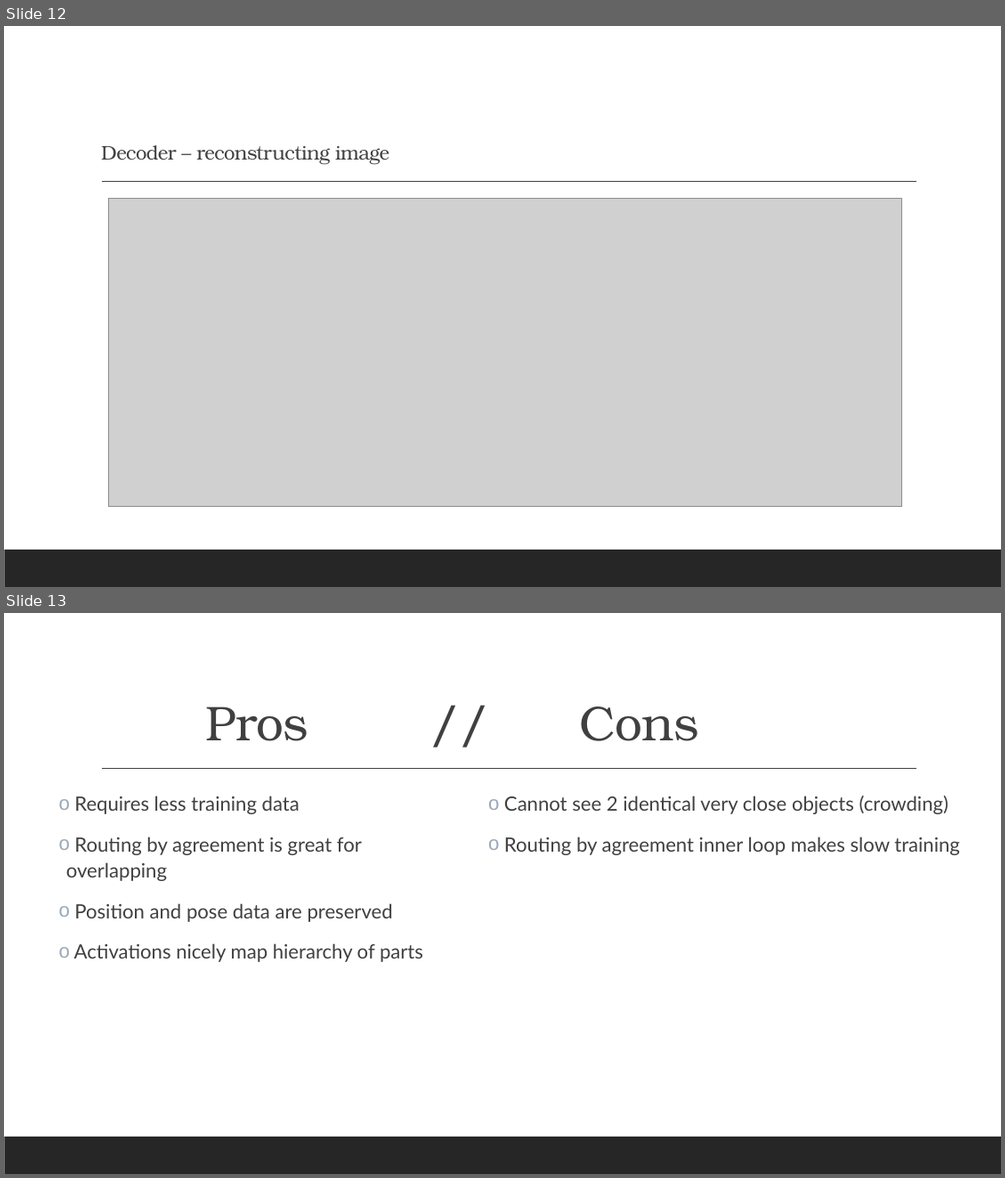
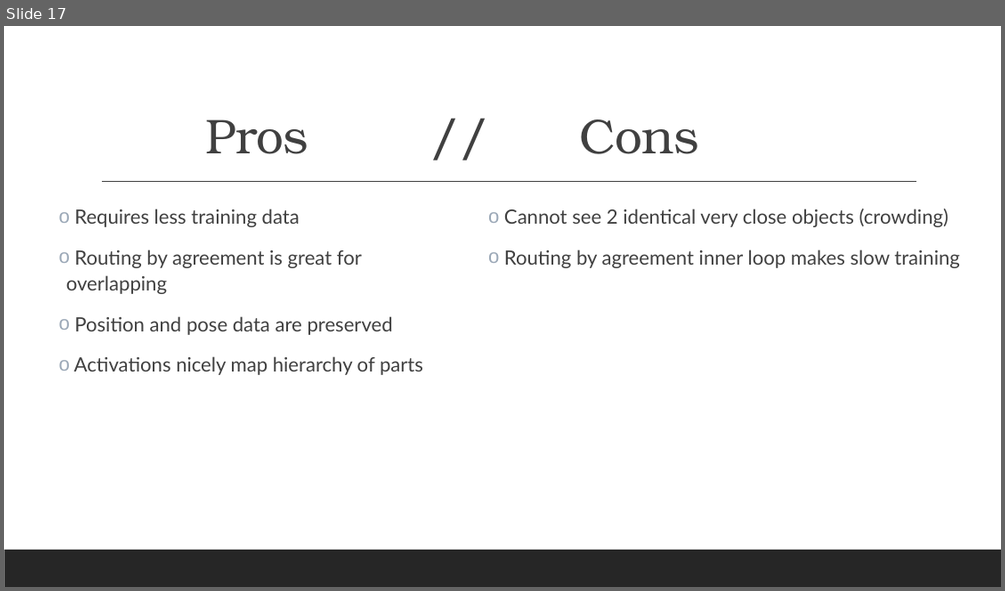
Before and after one commit to roniadmon/ML, a slide deck: Precipitation prediction.pptx. Shown one above the other, each under a label of ours: slides 12 and 13 before the commit, slide 17 after it. The pictures are 1005x1178 and 1005x591 pixels, drawn with LibreOffice and Linux fonts; fonts in the diff are those of the drawing; grey boxes stand for pictures. Boxes give left, top, right and bottom in pixels: in the first picture for what was removed or moved away, otherwise in the second. Text is boxed around its words. In the diff, an @@ line names an element or a change of style, - is before the commit and + after.

```diff
--- a/Precipitation prediction.pptx
+++ b/Precipitation prediction.pptx
@@ slide 12 removed at <box>4,26,1001,587</box>, background #FFFFFF; not listed: 2 template elements that a slide beside it also shows @@
@@ title removed at <box>101,145,389,165</box> @@
-Decoder – reconstructing image
@@ picture removed at <box>108,199,901,506</box> @@
@@ what was slide 13 is now slide 17 @@
```
Also in this commit, not shown: 3 slides changed, 5 slides added.
